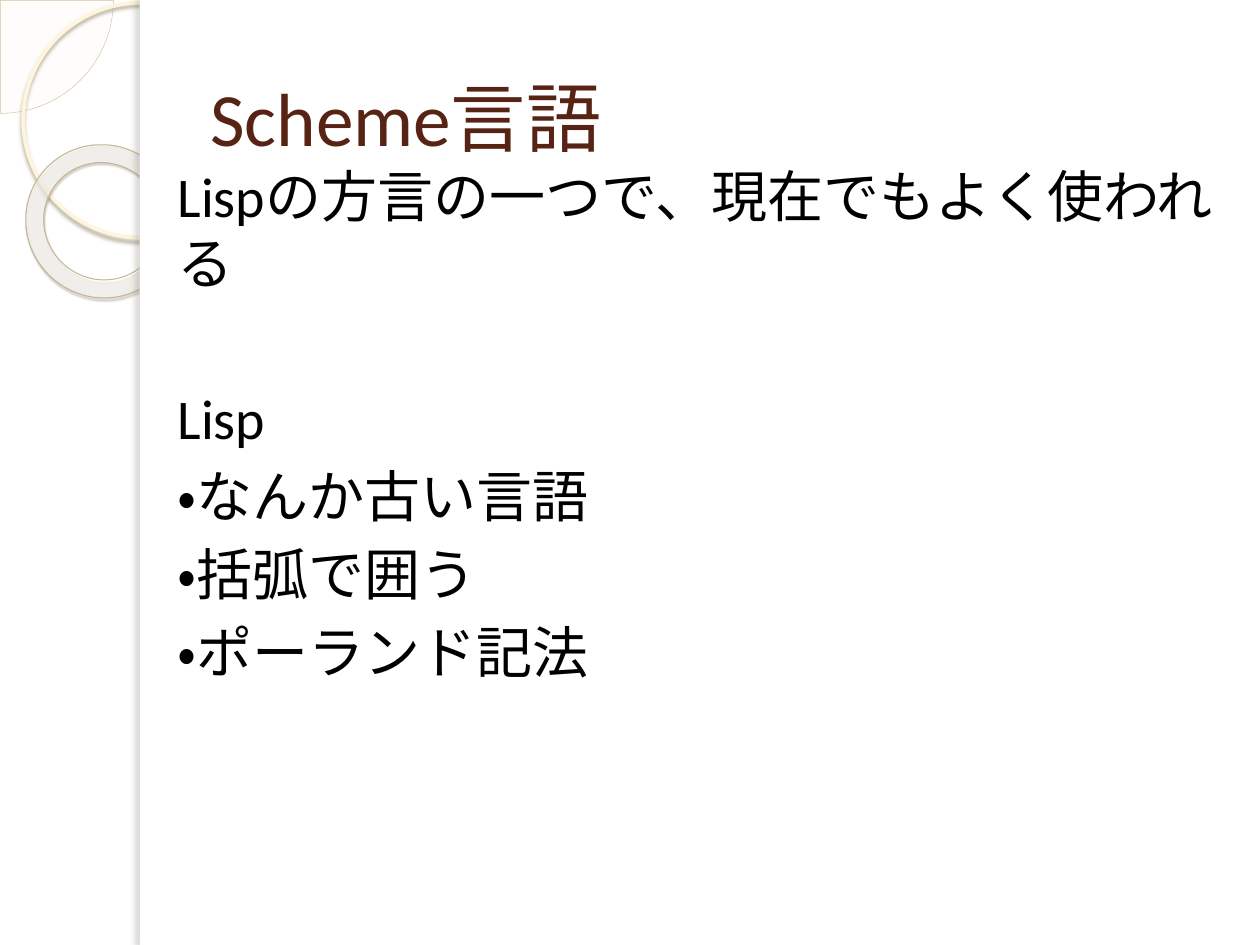
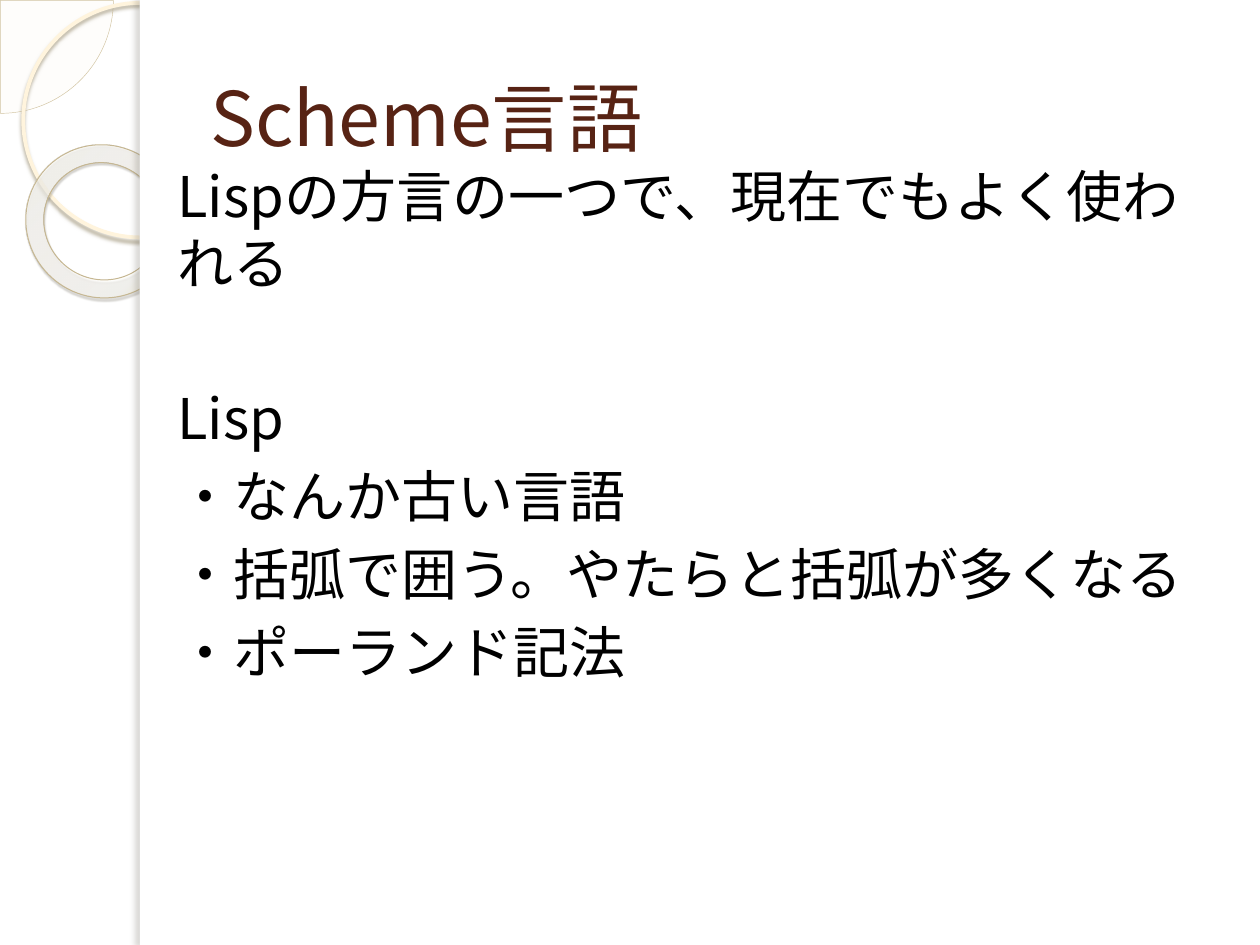
Before and after one commit to yuridonus/FEstudy, a slide deck: slide 15 of gimp.pptx (slide 14 before the commit). Drawn at 1260x945 pixels with LibreOffice and Linux fonts; fonts in the diff are those of the drawing; background and template pictures are left out. Boxes give left, top, right and bottom in pixels: in the first picture for what was removed or moved away, otherwise in the second. Text is boxed around its words. In the diff, an @@ line names an element or a change of style, - is before the commit and + after.

```diff
--- a/gimp.pptx
+++ b/gimp.pptx
@@ title "Scheme言語" at box(210, 85, 642, 152): font Calibri to Noto Sans CJK JP @@
@@ text at box(177, 169, 1178, 678): font Calibri to Noto Sans CJK JP in "Lispの方言の一つで、現在でもよく使われる", "Lisp", "・なんか古い言語", "・ポーランド記法" @@
@@ text at box(177, 547, 1182, 600): text changed; font Calibri to Noto Sans CJK JP @@
-・括弧で囲う
+・括弧で囲う。やたらと括弧が多くなる
```
Also in this commit, not shown: 16 other slides changed, 6 slides added, 3 slides removed, 1 other file.
